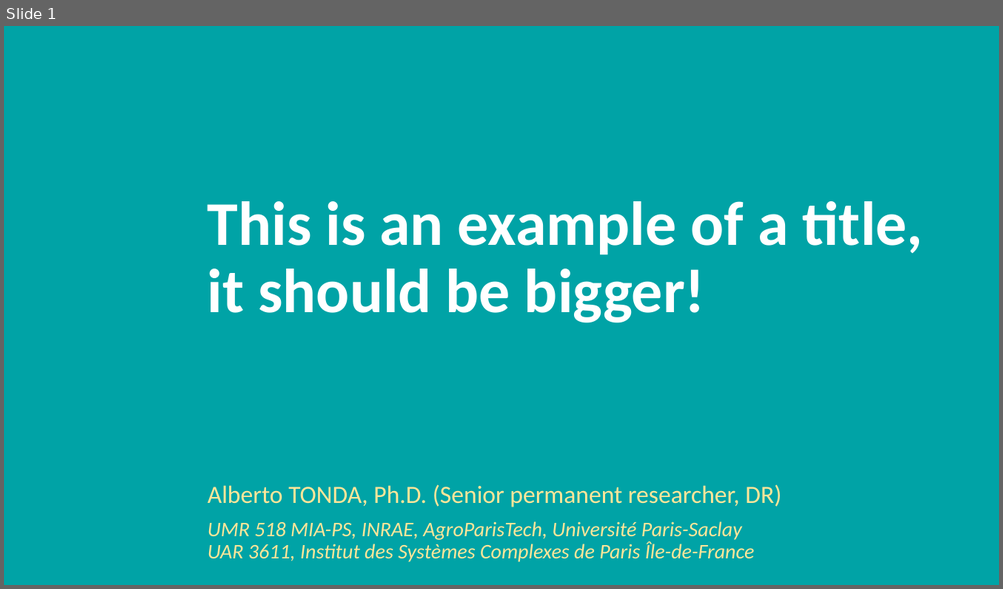
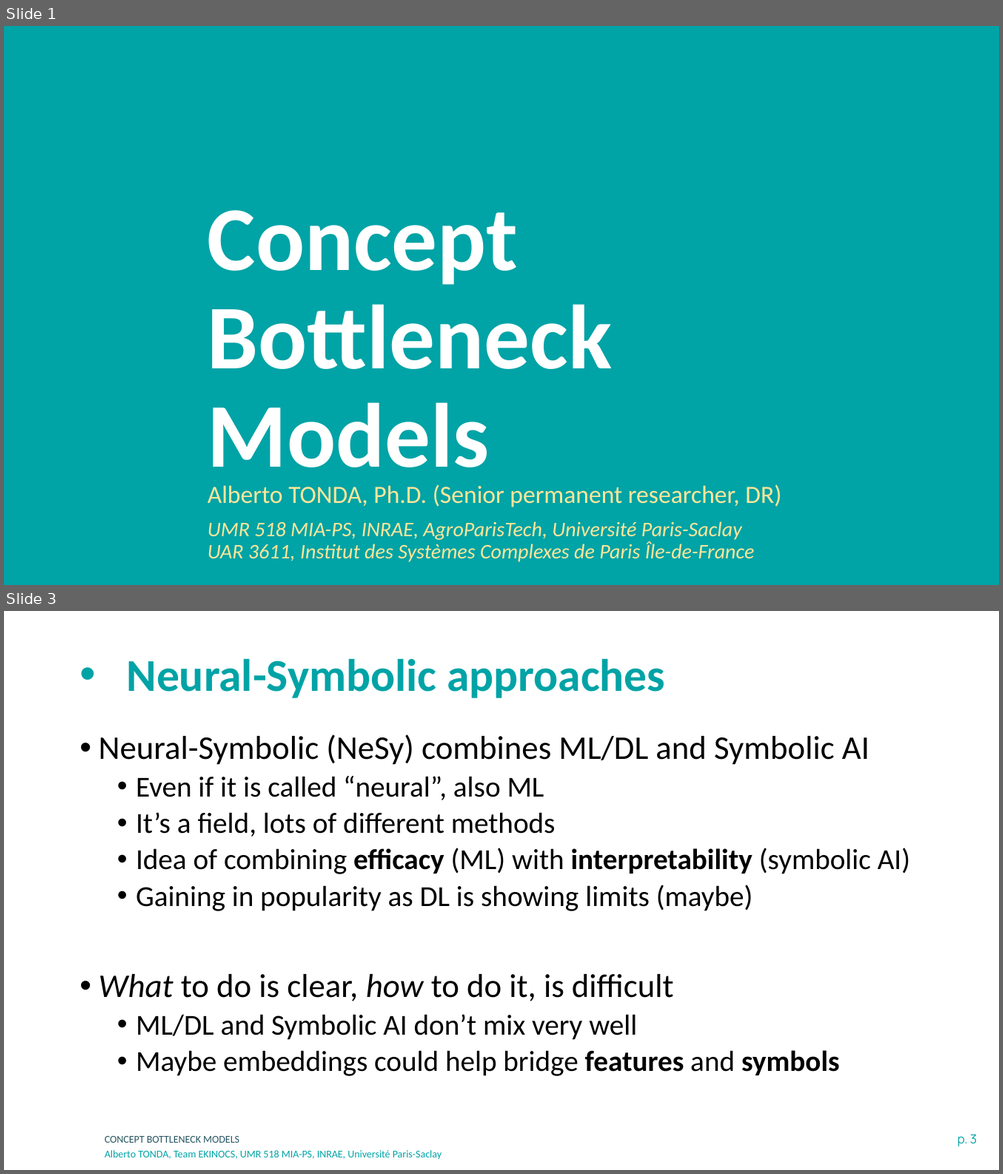
Before and after one commit to albertotonda/teaching, a slide deck: deep-learning-in-practice-with-pytorch/X-concept-bottlenecks.pptx. Shown one above the other, each under a label of ours: slide 1 before the commit, slides 1 and 3 after it; the slides between them are not shown. The pictures are 1003x589 and 1003x1174 pixels, drawn with LibreOffice and Linux fonts; fonts in the diff are those of the drawing; background and template pictures are left out. Boxes give left, top, right and bottom in pixels: in the first picture for what was removed or moved away, otherwise in the second. Text is boxed around its words. In the diff, an @@ line names an element or a change of style, - is before the commit and + after.

```diff
--- a/deep-learning-in-practice-with-pytorch/X-concept-bottlenecks.pptx
+++ b/deep-learning-in-practice-with-pytorch/X-concept-bottlenecks.pptx
@@ slide 3 added at (x1=4, y1=611, x2=999, y2=1170), background #FFFFFF @@
@@ title added at (x1=126, y1=658, x2=665, y2=698), 44 pt, text #00A3A6, bold @@
+• Neural-Symbolic approaches
@@ text added at (x1=99, y1=735, x2=910, y2=1076), 28 pt, text #000000 @@
+• Neural-Symbolic (NeSy) combines ML/DL and Symbolic AI
+  • Even if it is called “neural”, also ML
+  • It’s a field, lots of different methods
+  • Idea of combining efficacy (ML) with interpretability (symbolic AI)
+  • Gaining in popularity as DL is showing limits (maybe)
+• What to do is clear, how to do it, is difficult
+  • ML/DL and Symbolic AI don’t mix very well
+  • Maybe embeddings could help bridge features and symbols
@@ text added at (x1=105, y1=1136, x2=239, y2=1143), 10 pt, text #275662 @@
+CONCEPT BOTTLENECK MODELS
@@ page number added at (x1=957, y1=1135, x2=976, y2=1147), 12 pt, text #00A3A6 @@
+p. 3
@@ text added at (x1=105, y1=1150, x2=441, y2=1160), 10 pt, text #00A3A6 @@
+Alberto TONDA, Team EKINOCS, UMR 518 MIA-PS, INRAE, Université Paris-Saclay
@@ slide 1 changed as well @@
@@ title at (x1=208, y1=210, x2=612, y2=488): text changed; size 60 to 88 pt @@
-This is an example of a title, it should be bigger!
+Concept Bottleneck
+Models
```
Also in this commit, not shown: 53 other slides added, 1 slide removed, 17 other files.
